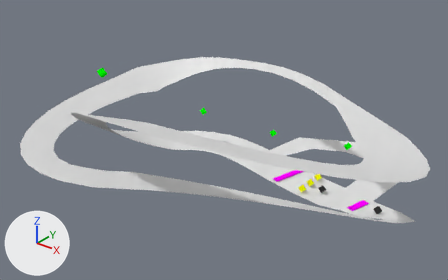
A saved change to the Blender file Parser/circuit.blend.
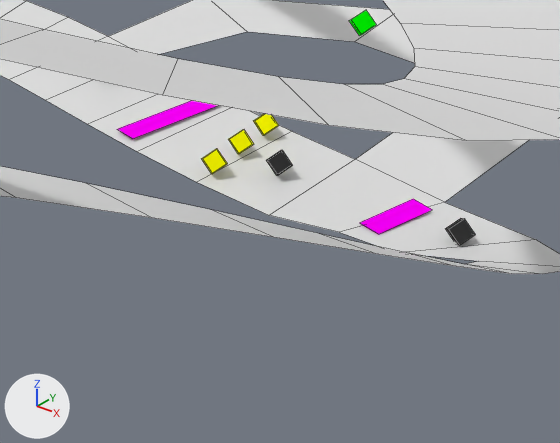
There are two pictures of each version: one whole from a 50 mm lens placed at (438.0, -625.0, 415.0), pointed at (4.0, -83.0, 79.0), one close up on the part from 53% to 91% of the width and 50% to 98% of the height. Lighting does not change. The marker at lower left points along +X, +Y and +Z. The close-ups show mesh edges as thin lines.

Names of what the first close-up shows: 'R_0_300_1_1_0:-15:0_10:1:50', 'R_1_300_1_1_0:0:0_10:1:30', 'T_Circuit', 'W_1_80'.
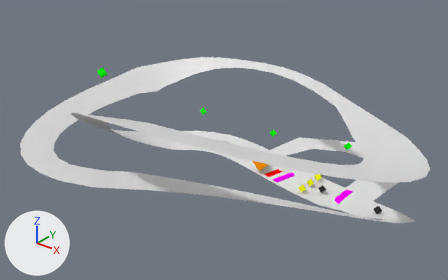
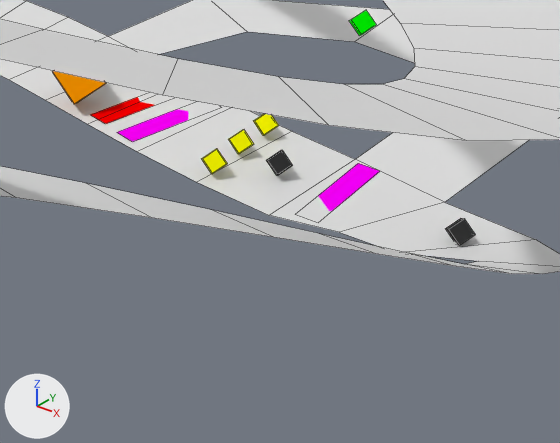
Pixel boxes (x1, y1, x2, y2) of what changed, in the close-ups (560 x 443 px):
'R_1_300_1_1_0:0:0_10:1:30', recoloured, moved, rescaled: before (360, 199, 433, 234); after (90, 97, 154, 124)
'R_0_300_1_1_0:-15:0_10:1:50', moved: before (118, 101, 218, 139); after (117, 109, 189, 142)
'R_1_300_1_1_0:0:0_10:1:50', added (pink): after (318, 163, 380, 211)
'W_1_80', recoloured, moved, rescaled: before (266, 150, 293, 175); after (53, 71, 106, 104)

Edits to the bpy script that builds the scene:
```text
Change mat_material_006:
    mat_material_006.base_color: (0.0352, 0.0352, 0.0352) -> (1.0, 0.312, 0.0)  # black #353535 -> orange #ff9800
Add mat_material_015:
    mat_material_015 = diffuse_material('Material.015')
    mat_material_015.base_color = (1.0, 0.0, 0.0)  # red #ff0000
Change me_plane_002:
    where me_plane_002.from_pydata(...)  # 4 vertices, 1 face; spans x -1.0..1.0, y -1.0..1.0, z 0.0
    remove me_plane_002.materials.append(mat_material_013)  # pink #ff00ff
    add me_plane_002.materials.append(mat_material_015)  # red #ff0000
Add me_plane_004:
    me_plane_004.from_pydata([(-1.0, -1.0, 0.0), (1.0, -1.0, 0.0), (-1.0, 1.0, 0.0), (1.0, 1.0, 0.0)], [], [(0, 1, 3, 2)])
    me_plane_004.materials.append(mat_material_013)  # pink #ff00ff
Change ob_r_0_300_1_1_0__15_0_10_1_50:
    ob_r_0_300_1_1_0__15_0_10_1_50.location: (41.0, 11.7, 1.5) -> (41.0, 11.7, 0.0)
Change ob_w_1_80:
    ob_w_1_80.location: (99.4, 0.0, 0.0) -> (0.0, 0.0, -2.0)
    ob_w_1_80.scale: (3.56, 3.56, 3.56) -> (8.26, 8.26, 8.26)
Change ob_r_1_300_1_1_0_0_0_10_1_30:
    ob_r_1_300_1_1_0_0_0_10_1_30.location: (152.6, -0.2, 1.5) -> (23.7, 17.1, 0.0)
    ob_r_1_300_1_1_0_0_0_10_1_30.scale: (5.0, 15.0, 0.0) -> (5.0, 25.0, 0.0)
Add ob_r_1_300_1_1_0_0_0_10_1_50:
    ob_r_1_300_1_1_0_0_0_10_1_50 = bpy.data.objects.new('R_1_300_1_1_0:0:0_10:1:50', me_plane_004)
    ob_r_1_300_1_1_0_0_0_10_1_50.location = (125.4, 4.0, 0.0)
    ob_r_1_300_1_1_0_0_0_10_1_50.scale = (5.0, 25.0, 0.0)
```
